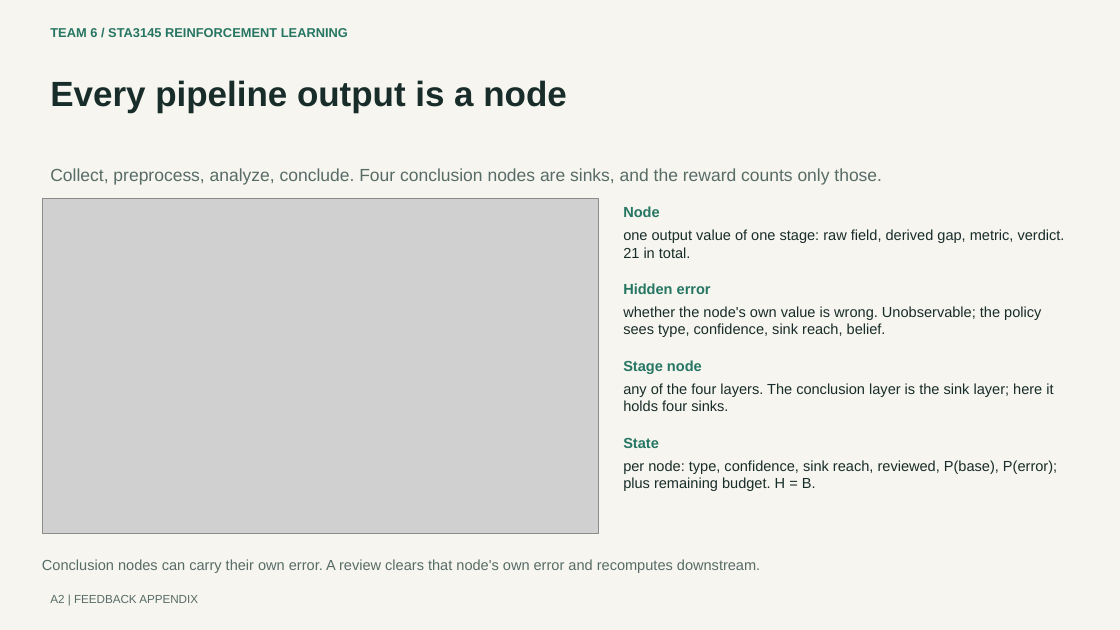
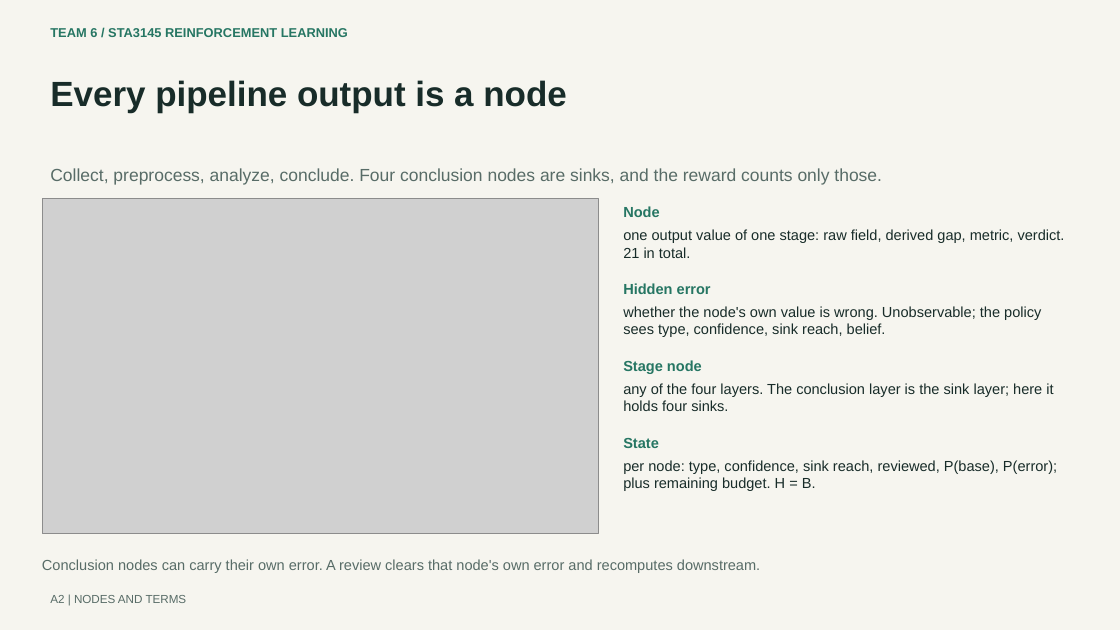
Before and after one commit to cyracaid/rl-oversight-dag, a slide deck: slide 2 of presentation_20261116/Team6_Feedback_Appendix.pptx. Drawn at 1120x630 pixels with LibreOffice and Linux fonts; fonts in the diff are those of the drawing; grey boxes stand for pictures. Boxes give left, top, right and bottom in pixels: in the first picture for what was removed or moved away, otherwise in the second. Text is boxed around its words. In the diff, an @@ line names an element or a change of style, - is before the commit and + after.

Commit message:
docs(presentation): ship the 14-slide feedback deck and its script
A1-A3 are merged after motivation, A4 closes the deck, and the kicker labels
name each appendix slide. The Nov 16 submission deck is untouched; the
submission readme now points at the update deck and its five-minute script.

```diff
--- a/presentation_20261116/Team6_Feedback_Appendix.pptx
+++ b/presentation_20261116/Team6_Feedback_Appendix.pptx
@@ text at (x1=50, y1=595, x2=187, y2=603): text changed @@
-A2 | FEEDBACK APPENDIX
+A2 | NODES AND TERMS
```
Also in this commit, not shown: 3 other slides changed, 4 other files.
